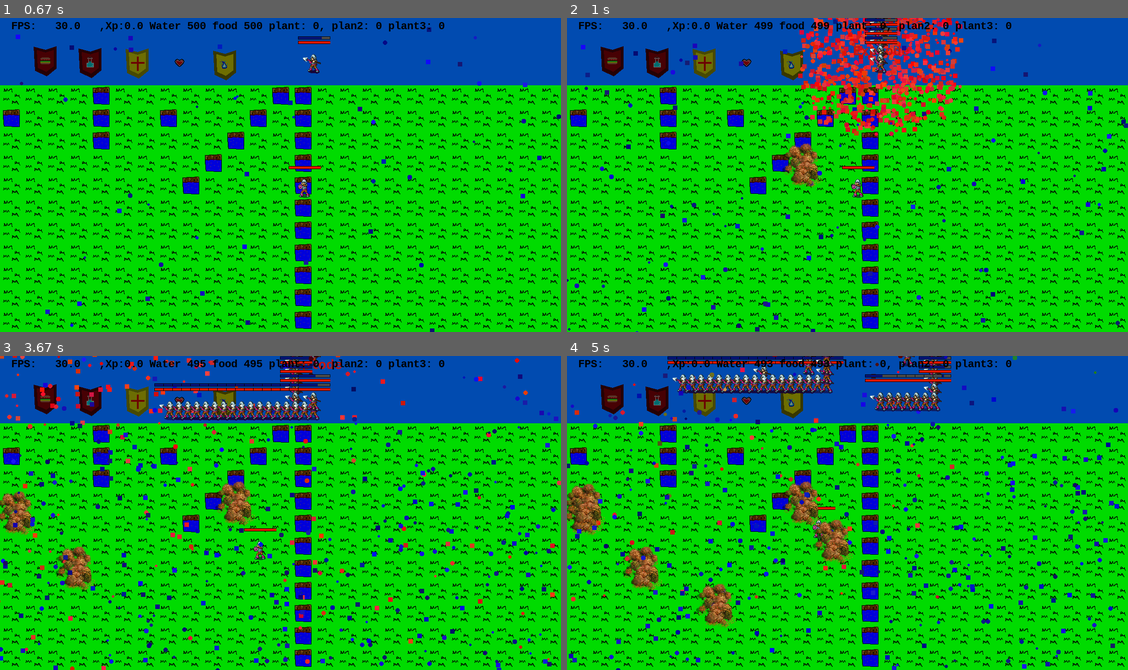
Above: before the commit, frames 1-4 (two rows, left to right).
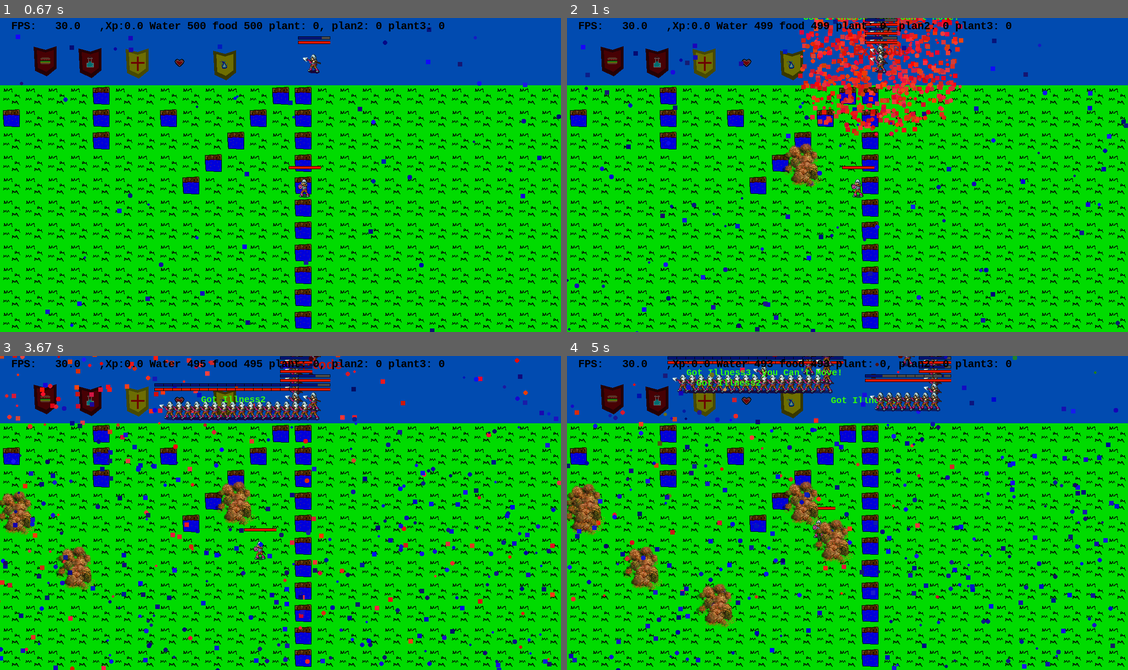
Above: after the commit, the same moments.

Repository: ferrisvienna/Pygame_RPG
Game: pygame game, started from Komplettes spiel/menue.py
Two runs of this game, one before a commit and one after it. Both use one fixed random seed, a clock stepped at 60 frames per second and the inputs below.
Inputs (mouse positions are in pixels of both pictures, inside the frame that each line leads up to):
- Up to frame 1 (0.67 s): tap Enter at 0.33 s
- Up to frame 2 (1 s): hold 1 from 0.67 s (still down); hold Up from 0.67 s (still down); move the mouse to (825, 187) at 0.7 s
- Up to frame 3 (3.67 s): release 1 at 1.13 s; release Up at 1.13 s; hold 2 1.17-1.63 s; hold Up 1.17-1.63 s; move the mouse to (286, 534) at 1.2 s; tap 6 at 1.67 s; hold Up 2-2.47 s; move the mouse to (106, 585) at 2.03 s; hold Right 2.5-2.97 s; move the mouse to (488, 622) at 2.53 s; hold Left 3-3.53 s; move the mouse to (134, 396) at 3.03 s; tap 1 at 3.15 s; hold Down from 3.57 s (still down)
- Up to frame 4 (5 s): release Down at 3.87 s; hold Left 3.9-4.3 s; move the mouse to (645, 503) at 3.93 s; hold Up 4.33-4.7 s; move the mouse to (853, 547) at 4.37 s; tap 1 at 4.48 s; hold Right from 4.73 s (still down); move the mouse to (830, 459) at 4.77 s

Frame 1 is identical in both runs. In frame 2, less than 0.1% of the frame differs, in the area x 42-70%, y 0-2%; in frame 3, less than 0.1%; in frame 4, 0.4%, in the area x 21-59%, y 4-15%.

Commit message:
Added some Bugs and Flying Damage text

Diff:
--- a/Komplettes spiel/survivalrpgjoystick.py
+++ b/Komplettes spiel/survivalrpgjoystick.py
@@ -32,7 +32,7 @@
     #DISCMAXSPEED = 100
     SPAWNRATE = 0.005
     SECURITYSPAWNRATE = 0.00
-    SPAWNRATE2 = 0.005
+    SPAWNRATE2 = 0.00
     XP = 0.00
     ACTOR_NEEDEDXP = 10
     ACTOR_REGEN = 0.75
@@ -292,8 +292,8 @@
 class Jumptext(pygame.sprite.Sprite):
         """a fragment of an exploding Bird"""
         gravity = False # fragments fall down ?
-        def __init__(self, x=100,y=100, text="Ferris", color=(255,0,0),
-                    fontsize=12, sparkling = False, sparklecolor1=(255,1,1),
+        def __init__(self, x=100,y=100, text="MissingNo...", color=(255,0,0),
+                    size=12, sparkling = False, sparklecolor1=(255,1,1),
                     sparklecolor2 = (1,255,1),sparklecolor3=(1,1,255)):
             pygame.sprite.Sprite.__init__(self, self.groups)
             self.pos = [x,y]
@@ -301,7 +301,7 @@
             self.y = y
             self.color = color
             self.text = text
-            self.fontsize = fontsize
+            self.fontsize = size
             self.sparkling = sparkling
             self.sparklecolor1=sparklecolor1
             self.sparklecolor2=sparklecolor2
@@ -1031,8 +1031,8 @@
         self.rect.centerx = self.boss.rect.centerx
         self.rect.centery = self.boss.rect.centery - self.boss.rect.height /2 - 10
         #check if boss is still alive if not
-        if self.boss.hitpoints < 0:
-         self.kill()
+        if self.boss.hitpoints < 1:
+            self.kill()
 
 
 class Magicbar(pygame.sprite.Sprite):
@@ -1083,7 +1083,8 @@
             self.screenheight = Viewer.screenheight
             #startpos=(0,screen.get_rect().center[1])
             startpos=(20,random.randint(200,self.screenheight))
-            self.pos = [float(startpos[0]),float (startpos[1])] # dummy values to create a list
+            self.x=float(startpos[0]) # dummy values to create a list
+            self.y=float(startpos[1])
             #self.pos[0] = float(startpos[0]) # float for more precise calculation
             #self.pos[1] = float(startpos[1])
            # self.area = screen.get_rect()
@@ -1095,22 +1096,26 @@
             self.radius = max(self.rect.width, self.rect.height) / 2.0
             self.dx= random.random()*10+20
             self.dy= random.randint(-70,70)#rebalance
-            self.rect.centerx = round(self.pos[0],0)
-            self.rect.centery = round(self.pos[1],0)
+            self.rect.centerx = self.x
+            self.rect.centery = self.y
             #--- not necessary:
             self.number = Monster.number # get my personal Birdnumber
             Monster.number+= 1           # increase the number for next Bird
-            Monster.monsters[self.number] = self #
+            Monster.monsters[self.number] = self
             Healthbar(self)
+            self.recentDamage = 0
+            self.recentDamageTimer = 5
+
         def getChar(self):
             #Tile = 50*50
-            x=int(self.pos[0]/50)
-            y=int(self.pos[1]/50)+0 # correction value to get the tile under the feet doesn't actually work :\
+            x=self.x/50
+            y=self.y/50 # correction value to get the tile under the feet doesn't actually work :\
             try:
                 char=self.level[y][x]
             except:
                 char="?"
             return char
+
         def update(self, seconds):
             #------ check if lava
             #Animation#
@@ -1124,7 +1129,7 @@
                     self.z = 0
                 self.image=Monster.images[self.z]
 
-            if self.pos[0]> 1200:
+            if self.x> 1200:
                 self.hitpoints=0
 
             #-------
@@ -1142,23 +1147,23 @@
             self.dx= 20#random.randint(10,10)
             if self.nomove:
                 self.dx = 0
-            self.pos[0] += self.dx * seconds
-            self.pos[1] += self.dy * seconds
+            self.x += self.dx * seconds
+            self.y += self.dy * seconds
             # -- check if Bird out of screen
             if not self.area.contains(self.rect):
                 #self.crashing = True # change colour later
                 # --- compare self.rect and area.rect
-                if self.pos[0] + self.rect.width/2 > self.area.right:
-                    self.pos[0] = self.area.right - self.rect.width/2
-                if self.pos[0] - self.rect.width/2 < self.area.left:
-                    self.pos[0] = self.area.left + self.rect.width/2
-                if self.pos[1] + self.rect.height/2 > self.area.bottom:
-                    self.pos[1] = self.area.bottom - self.rect.height/2
-                if self.pos[1] - self.rect.height/2 < self.area.top:
-                    self.pos[1] = self.area.top + self.rect.height/2
+                if self.x + self.rect.width/2 > self.area.right:
+                    self.x = self.area.right - self.rect.width/2
+                if self.x - self.rect.width/2 < self.area.left:
+                    self.x = self.area.left + self.rect.width/2
+                if self.y + self.rect.height/2 > self.area.bottom:
+                    self.y = self.area.bottom - self.rect.height/2
+                if self.y - self.rect.height/2 < self.area.top:
+                    self.y = self.area.top + self.rect.height/2
             #--- calculate new position on screen -----
-            self.rect.centerx = round(self.pos[0],0)
-            self.rect.centery = round(self.pos[1],0)
+            self.rect.centerx = self.x
+            self.rect.centery = self.y
             #--- loose hitpoins
             #if self.crashing:
              #self.hitpoints -=1
@@ -1168,12 +1173,26 @@
                 # reduce burntime
                 self.burntime -= 0.4
                 Flame(self.rect.centerx, self.rect.centery)
+            if self.recentDamageTimer > 0:
+                self.recentDamageTimer-= seconds
+            if self.recentDamageTimer < 0:
+                self.recentDamageTimer = 5
+                if self.recentDamage>10:
+
+                    if random.random()>0.01:
+                        Jumptext(text=str(self.recentDamage*-1),color=(255,240,20),x=self.x,y=self.y, size = 20)
+                        self.recentDamage=0
+                    else:
+                        Jumptext(text="Critical"+str(self.recentDamage * -1),color=(255,0,0),size=20,x=self.x, y=self.y)
+                        self.hitpoints-=self.recentDamage
+                        self.recentDamage=0
 
             if self.hitpoints <= 0:
                 self.kill()
+
         def kill(self):
             for _ in range(random.randint(7,20)):
-                    Fragment(self.pos)
+                    Fragment([self.x,self.y])
                     #Monster.monsters[self.number] = None # kill Bird in sprite dictionary
             del(Monster.monsters[self.number])
             pygame.sprite.Sprite.kill(self) # kill the actual Monster
@@ -1360,7 +1379,7 @@
 
         def kill(self):
             for _ in range(random.randint(7,20)):
-                    Fragment((self.x,self.y))
+                    Fragment([self.x,self.y])
                     #Monster.monsters[self.number] = None # kill Bird in sprite dictionary
             del(EvilMagician.evilmagicians[self.number])
             pygame.sprite.Sprite.kill(self) # kill the actual MonsteR
@@ -1368,9 +1387,9 @@
             #print("kills:", Game.KILLS)
             Game.ACTOR_REGEN += 0.025
             if random.random() > 0.9:
-                Waterbottle(self.pos[0], self.pos[1])
+                Waterbottle(self.x, self.y)
             if random.random() > 0.9:
-                Food(self.pos[0], self.pos[1])
+                Food(self.x, self.y)
 
 class EvilMagician2(pygame.sprite.Sprite):  #DISCO GARY GLITTER
         images=[]  # list of all images
@@ -1833,11 +1852,14 @@
             Game.actormagic = self.magic
             if random.random() < 0.0001:
                 self.ill = 300
+                Jumptext(self.x, self.y, "Got Illness1",(50,255,11), 20)
             if random.random() < 0.0005:
                 self.ill2 = 300
+                Jumptext(self.x, self.y, "Got Illness2",(50,255,11), 20)
             if random.random() < 0.0005:
                 self.ill3 = 300
                 self.stunned +=5
+                Jumptext(self.x, self.y, "Got Illness3, you Can't Move!",(50,255,11), 20)
             if self.ill > 0 and Game.plant > 0:
                 self.ill = 0
                 Game.plant -= 1
@@ -2271,6 +2293,8 @@
             Monster2.number2 += 1           # increase the number for next Bird
             Monster2.monsters2[self.number] = self #
             Healthbar(self)
+            self.recentDamage = 0
+            self.recentDamageTimer = 5
         def getChar(self):
             #Tile = 50*50
             x=int(self.pos[0]/50)
@@ -2354,6 +2378,15 @@
                 # reduce burntime
                 self.burntime -= 0.4
                 Flame(self.rect.centerx, self.rect.centery)
+
+            if self.recentDamageTimer > 0:
+                self.recentDamageTimer-= seconds
+            if self.recentDamageTimer == 0:
+                if self.recentDamage>10:
+                    Jumptext(text=self.recentDamage*-1,color=(255,20,20))
+                    if random.random()>0.01:
+                        Jumptext(text="Critical",color=(255,240,11))
+                        self.hitpoints-=self.recentDamage
 
             if self.hitpoints <= 0:
                 self.kill()
@@ -2893,7 +2926,7 @@
                 crashgroup = pygame.sprite.spritecollide(mymonster, self.actorgroup, False)
                 for myactor in crashgroup:
                       mymonster.hitpoints-= Game.ACTOR_ATKDMG
-                      mymonster.pos[0] -= 10
+                      mymonster.x -= 10
                       myactor.x += 10
                       myactor.magic += 1
                       myactor.hitpoints-=30.00 - Game.ACTOR_DEF
@@ -2906,6 +2939,7 @@
                 crashgroup = pygame.sprite.spritecollide(mymonster, self.explosiongroup, False)
                 for myexplosion in crashgroup:
                       mymonster.hitpoints-= 0.2 * Game.MAGIC_POWER
+                      mymonster.recentDamage += 0.2 * Game.MAGIC_POWER
             for mymonster in self.monstergroup:
                 crashgroup = pygame.sprite.spritecollide(mymonster, self.portersgroup, False)
                 for myporters in crashgroup:
